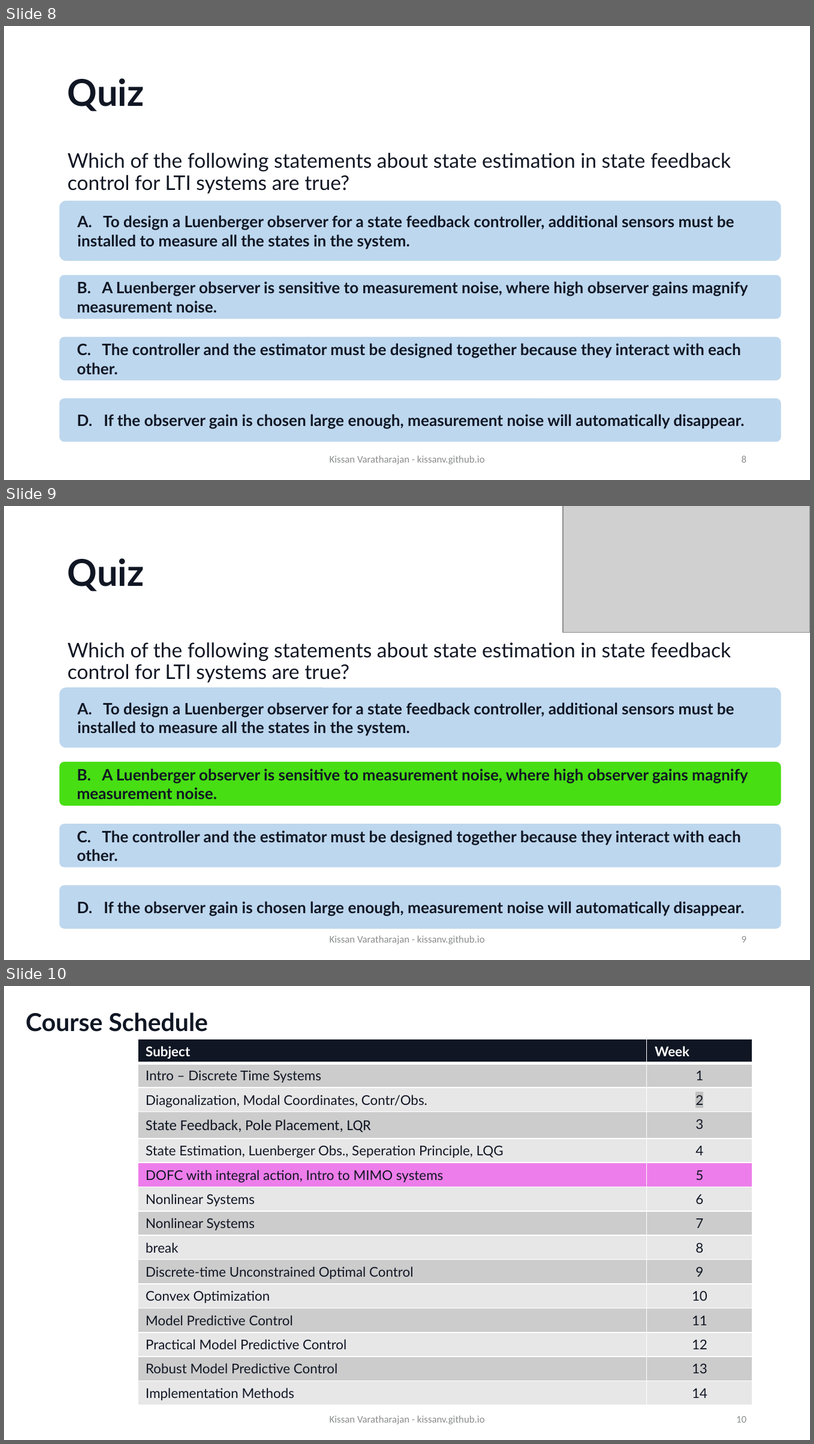
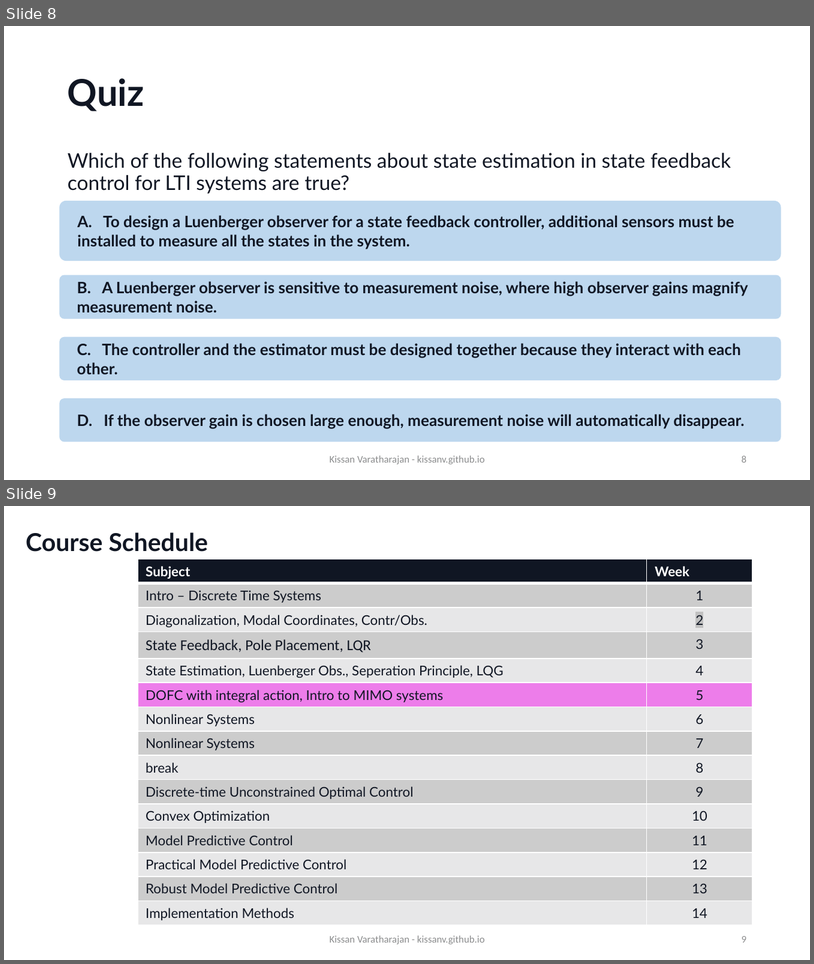
Before and after one commit to KissanV/KissanV.github.io, a slide deck: pdfs/CS2/pdf/CS2_Week5_empty.pptx. Shown one above the other, each under a label of ours: slides 8, 9 and 10 before the commit, slides 8 and 9 after it. The pictures are 814x1444 and 814x964 pixels, drawn with LibreOffice and Linux fonts; fonts in the diff are those of the drawing; grey boxes stand for pictures; background and template pictures are left out. Boxes give left, top, right and bottom in pixels: in the first picture for what was removed or moved away, otherwise in the second. Text is boxed around its words. In the diff, an @@ line names an element or a change of style, - is before the commit and + after.

```diff
--- a/pdfs/CS2/pdf/CS2_Week5_empty.pptx
+++ b/pdfs/CS2/pdf/CS2_Week5_empty.pptx
@@ slide 9 removed at bbox=[4, 506, 810, 960], background #FFFFFF @@
@@ picture removed at bbox=[563, 506, 810, 633] @@
@@ title removed at bbox=[68, 558, 144, 591] @@
-Quiz
@@ text removed at bbox=[68, 642, 731, 682] @@
-Which of the following statements about state estimation in state feedback control for LTI systems are true?
@@ rounded rectangle removed at bbox=[60, 687, 782, 748] @@
-A. To design a Luenberger observer for a state feedback controller, additional sensors must be installed to measure all the states in the system.
@@ rounded rectangle removed at bbox=[60, 762, 782, 806] @@
-B. A Luenberger observer is sensitive to measurement noise, where high observer gains magnify measurement noise.
@@ rounded rectangle removed at bbox=[60, 824, 782, 867] @@
-C. The controller and the estimator must be designed together because they interact with each other.
@@ rounded rectangle removed at bbox=[60, 885, 782, 928] @@
-D. If the observer gain is chosen large enough, measurement noise will automatically disappear.
@@ text removed at bbox=[330, 935, 485, 944] @@
-Kissan Varatharajan - kissanv.github.io
@@ page number removed at bbox=[742, 936, 747, 942] @@
-9
@@ what was slide 10 is now slide 9 @@
@@ page number at bbox=[742, 936, 747, 942]: text changed @@
-10
+9
```
Also in this commit, not shown: 1 slide changed, 3 other files.
